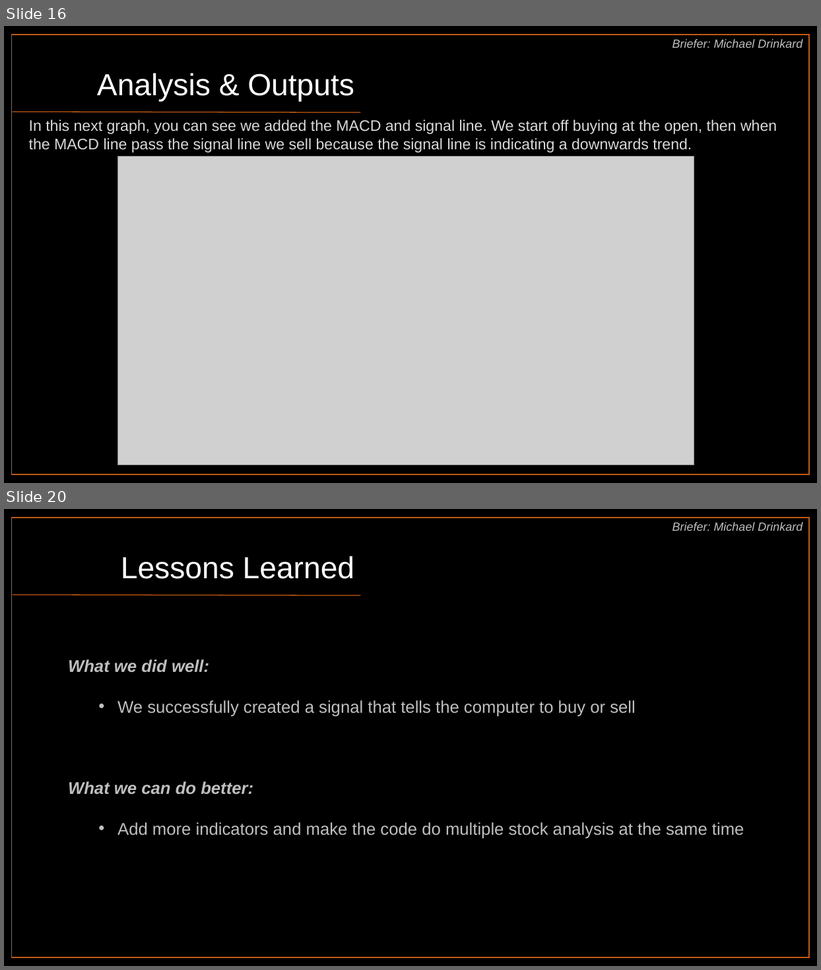
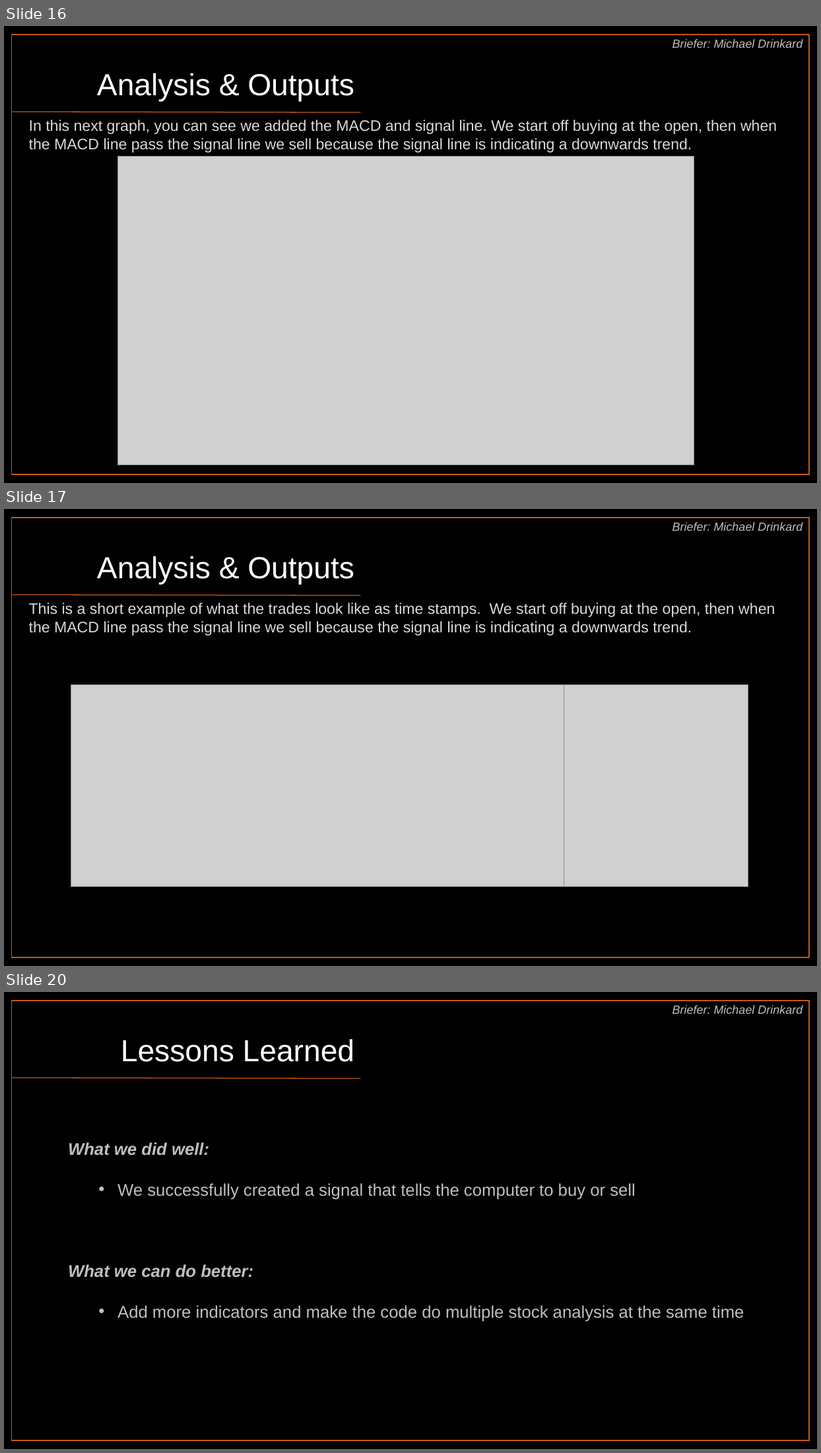
Before and after one commit to harithmd1/project1_group2, a slide deck: MACD_Indicators_Group_2.pptx. Shown one above the other, each under a label of ours: slides 16 and 20 before the commit, slides 16, 17 and 20 after it; the slides between them are not shown. The pictures are 821x970 and 821x1453 pixels, drawn with LibreOffice and Linux fonts; fonts in the diff are those of the drawing; grey boxes stand for pictures. Boxes give left, top, right and bottom in pixels: in the first picture for what was removed or moved away, otherwise in the second. Text is boxed around its words. In the diff, an @@ line names an element or a change of style, - is before the commit and + after.

Commit message:
Latest change w Michael's edits

```diff
--- a/MACD_Indicators_Group_2.pptx
+++ b/MACD_Indicators_Group_2.pptx
@@ slide 17 added at (x1=4, y1=509, x2=817, y2=966), background #FFFFFF @@
@@ rectangle added at (x1=4, y1=509, x2=817, y2=966), fill #000000 @@
@@ rectangle added at (x1=11, y1=518, x2=809, y2=958), fill #000000, outline #C55A11 1 pt @@
@@ text added at (x1=673, y1=522, x2=803, y2=531), 14 pt, text #BFBFBF, italic @@
+Briefer: Michael Drinkard
@@ text added at (x1=97, y1=556, x2=354, y2=585), 36 pt, text #FFFFFF @@
+Analysis & Outputs
@@ line added from (13, 595) to (361, 595), #C55A11 1 pt @@
@@ text added at (x1=29, y1=603, x2=775, y2=636), 18 pt, text #D9D9D9 @@
+This is a short example of what the trades look like as time stamps. We start off buying at the open, then when the MACD line pass the signal line we sell because the signal line is indicating a downwards trend.
@@ picture added at (x1=71, y1=685, x2=564, y2=887) @@
@@ picture added at (x1=564, y1=685, x2=748, y2=887) @@
```
Also in this commit, not shown: 1 slide removed.
